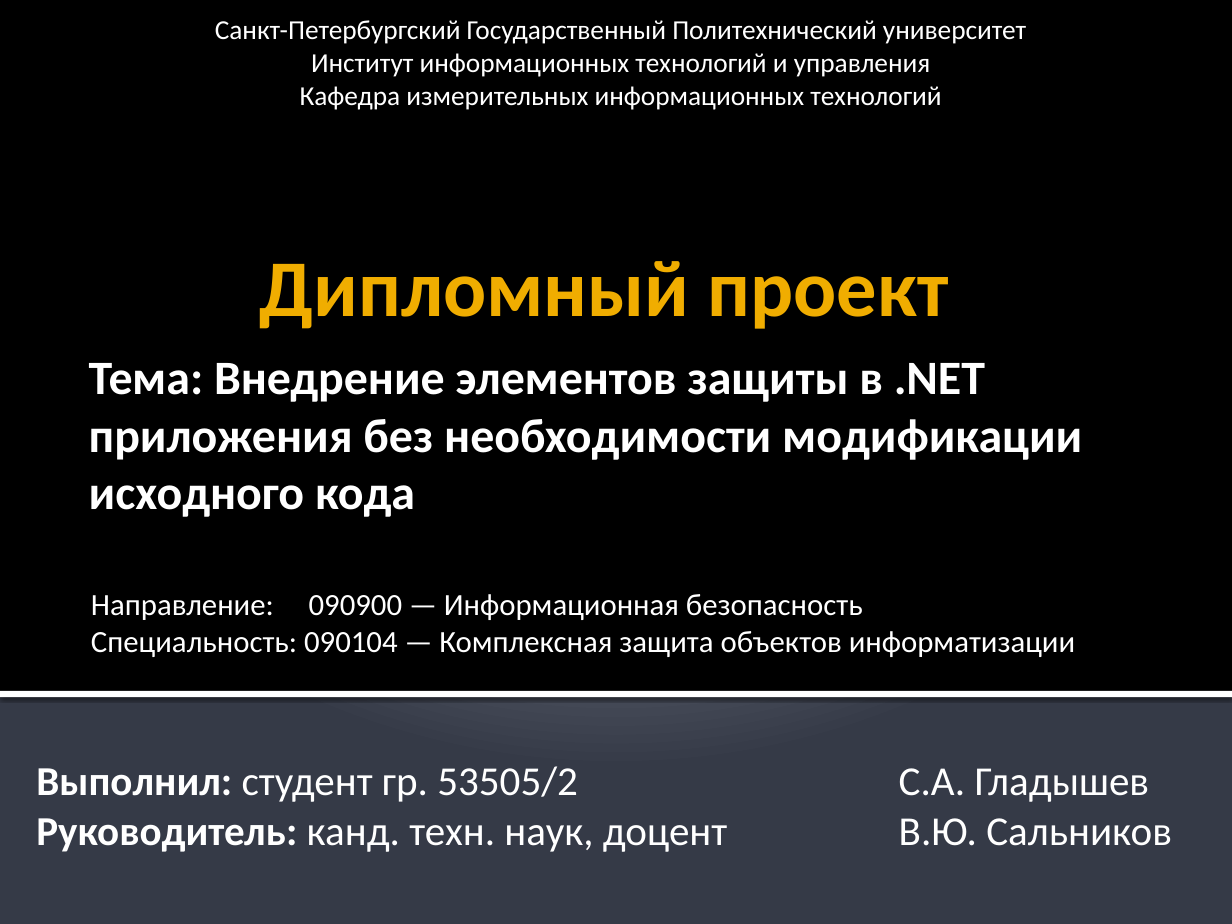
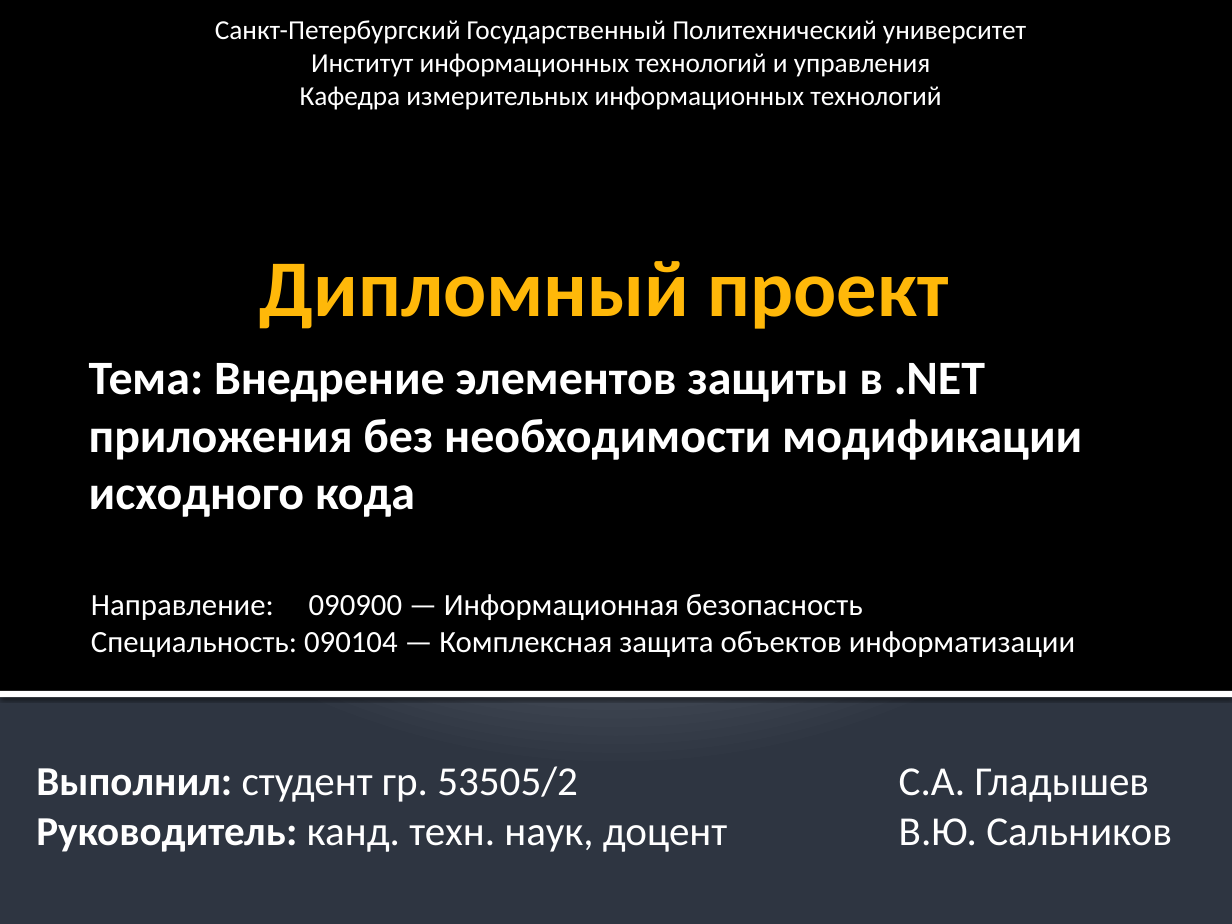
Before and after one commit to bestserg/MonoInjections, a slide deck: slide 1 of Presentation/Дипломный проект.pptx. Drawn at 1232x924 pixels with LibreOffice and Linux fonts; fonts in the diff are those of the drawing. Boxes give left, top, right and bottom in pixels: in the first picture for what was removed or moved away, otherwise in the second. Text is boxed around its words. In the diff, an @@ line names an element or a change of style, - is before the commit and + after.

```diff
--- a/Presentation/Дипломный проект.pptx
+++ b/Presentation/Дипломный проект.pptx
@@ background gradient #C1C5D3 to #BFC4D2 to #353B47 to gradient #BFC5D1 to #BDC4D0 to #2E3642 @@
@@ title "Дипломный проект" at (259,261,949,329): text colour #F0AD00 to #FFB809 @@
```
Also in this commit, not shown: 10 other slides changed, 3 slides added, 4 slides removed, 5 other files.
